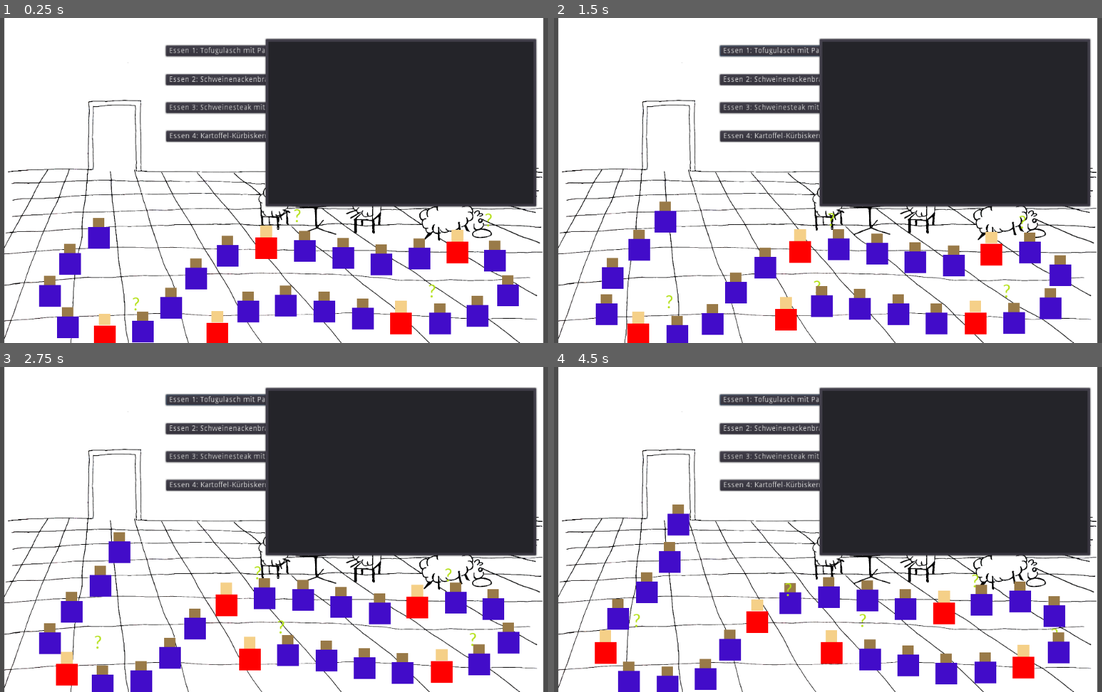
Above: before the commit, frames 1-4 (two rows, left to right).
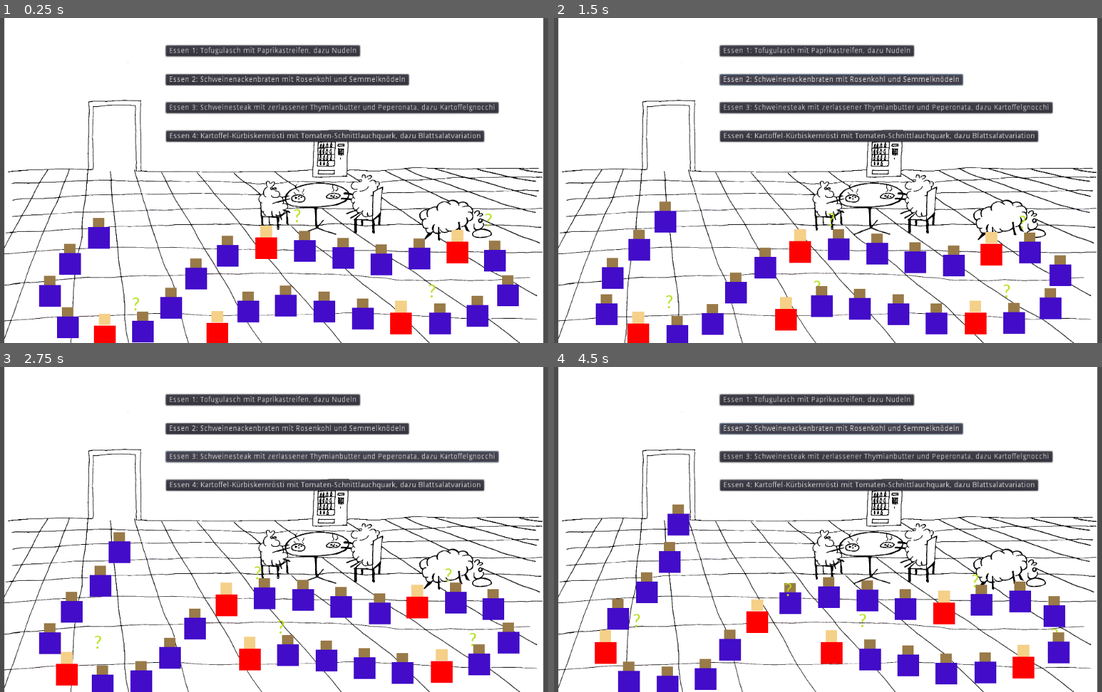
Above: after the commit, the same moments.

Repository: onsetsu/HPIGameJam
Game: Godot game, scene res://Scenes/Mensa.tscn
Same seed, same stepped clock (60 frames per second), same inputs: the game is played once before the commit and once after it.
Inputs:
- Up to frame 1 (0.25 s): no input
- Up to frame 2 (1.5 s): click "Essen 1: Tofugulasch mit Papr…" at 0.5 s; click "Essen 2: Schweinenackenbraten…" at 1.25 s
- Up to frame 3 (2.75 s): click "Essen 3: Schweinesteak mit ze…" at 2 s
- Up to frame 4 (4.5 s): click "Essen 4: Kartoffel-Kürbiskern…" at 2.75 s; click "Essen 1: Tofugulasch mit Papr…" at 3.5 s; click "Essen 2: Schweinenackenbraten…" at 4.25 s

The runs differ from the first frame. In frame 1, 25% of the frame differs, in the area x 48-99%, y 6-59%; in frame 2, 25%; in frame 3, 25%, in the area x 30-99%, y 6-59%; in frame 4, 25%.
Error before the commit: Parse Error: The method "_can_be_eaten" isn't declared in the current class. (res://Scripts/Ingredients.gd:8)

Commit message:
finished ingredients

Diff:
--- a/Scripts/Ingredients.gd
+++ b/Scripts/Ingredients.gd
@@ -3,10 +3,7 @@
 var sheep_scene = preload("res://Scenes/Sheep.tscn")
 
 func _ready():
-	var sh = sheep_scene.instance()
-	sh.fur_color = sh.FUR_COLOR.blue
-	print(_can_be_eaten(sh, "Rindfleisch"))
-
+	pass
 
 static func can_be_eaten(sheep, ingredient):
 	var fc = sheep.fur_color
@@ -39,4 +36,28 @@
 	elif ingredient == "Rosenkohl":
 		if (not hc==e_hc.pink):
 			return false
+	elif ingredient == "Curry":
+		if pt==e_pt.dots and (not hc==e_hc.black):
+			return false
+	elif ingredient == "Ei":
+		if (fc==e_fc.orange and hc==e_hc.black) or (pt==e_pt.stripes and hc==e_hc.white):
+			return false
+	elif ingredient == "Alkohol":
+		if (not fc==e_fc.green) and (pt==e_pt.dots or pt==e_pt.stripes):
+			return false
+	elif ingredient == "Knoblauch":
+		if hc==e_hc.pink and pt==e_pt.none:
+			return false
+	elif ingredient == "Pilze":
+		if fc==e_fc.blue and hc==e_hc.white:
+			return false
+	elif ingredient == "Senf":
+		if pt==e_pt.stripes:
+			return false
+	elif ingredient == "Soja":
+		if (not fc==e_fc.orange) and (not hc==e_hc.black):
+			return false
+	else:
+		print("ERROR! Zutat " + ingredient + " ist nicht definiert!")
+		return null
 	return true
